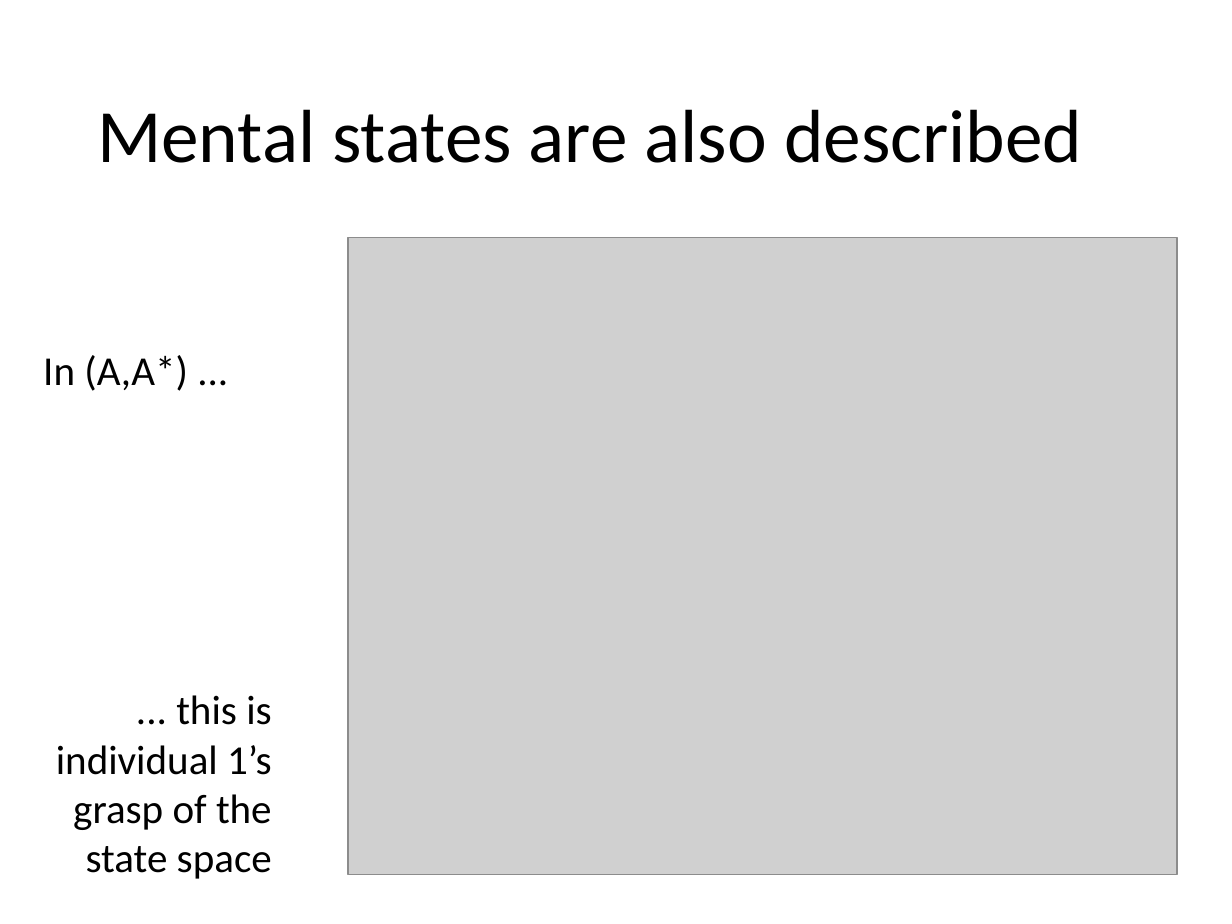
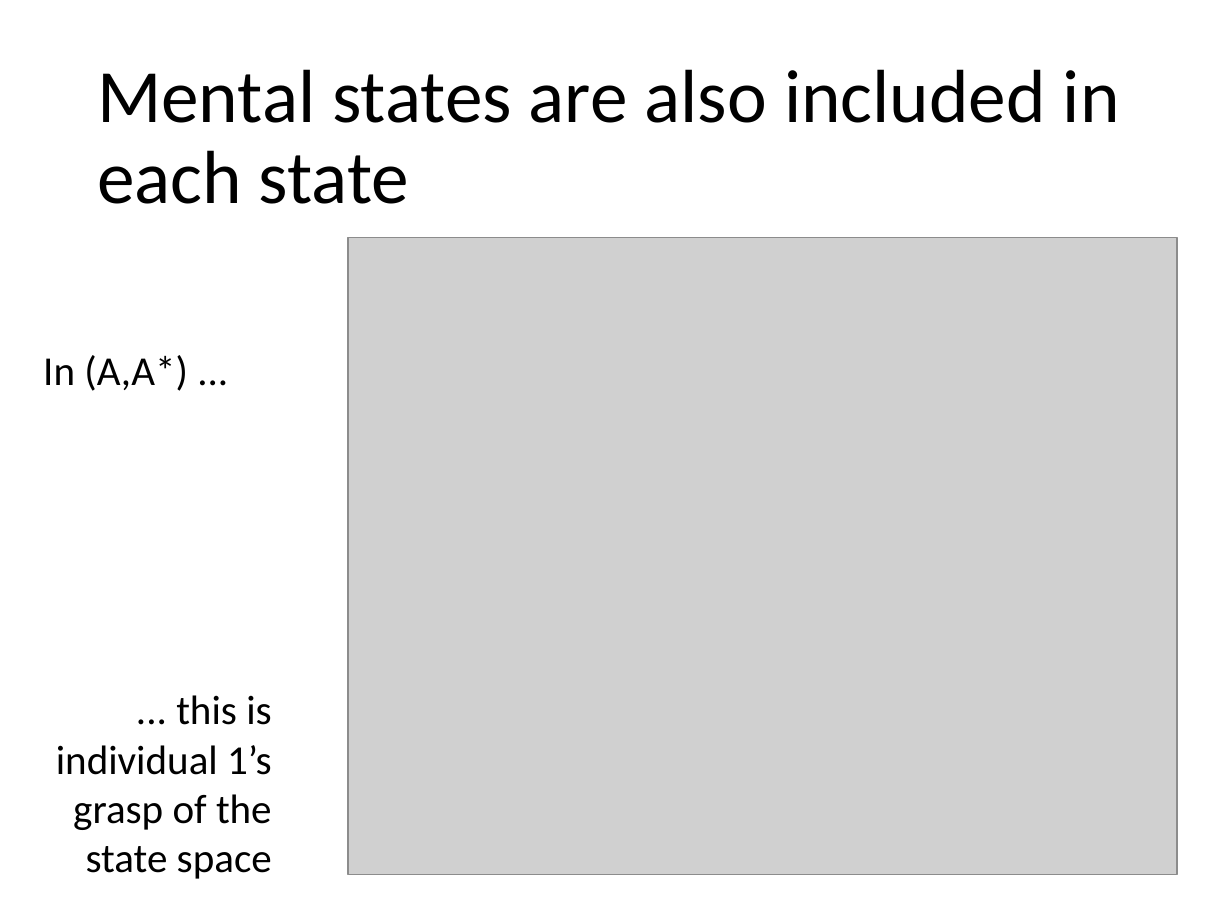
Before and after one commit to mdryall/Epstein-Ryall-Project-1, a slide deck: slide 11 of Preso_Mats/Game theory and intentions for SO2021 2.pptx (slide 13 before the commit). Drawn at 1232x924 pixels with LibreOffice and Linux fonts; fonts in the diff are those of the drawing; grey boxes stand for pictures. Boxes give left, top, right and bottom in pixels: in the first picture for what was removed or moved away, otherwise in the second. Text is boxed around its words. In the diff, an @@ line names an element or a change of style, - is before the commit and + after.

```diff
--- a/Preso_Mats/Game theory and intentions for SO2021 2.pptx
+++ b/Preso_Mats/Game theory and intentions for SO2021 2.pptx
@@ title at (x1=97, y1=69, x2=1120, y2=204): text changed @@
-Mental states are also described
+Mental states are also included in each state
```
Also in this commit, not shown: 9 other slides changed, 2 slides removed.
